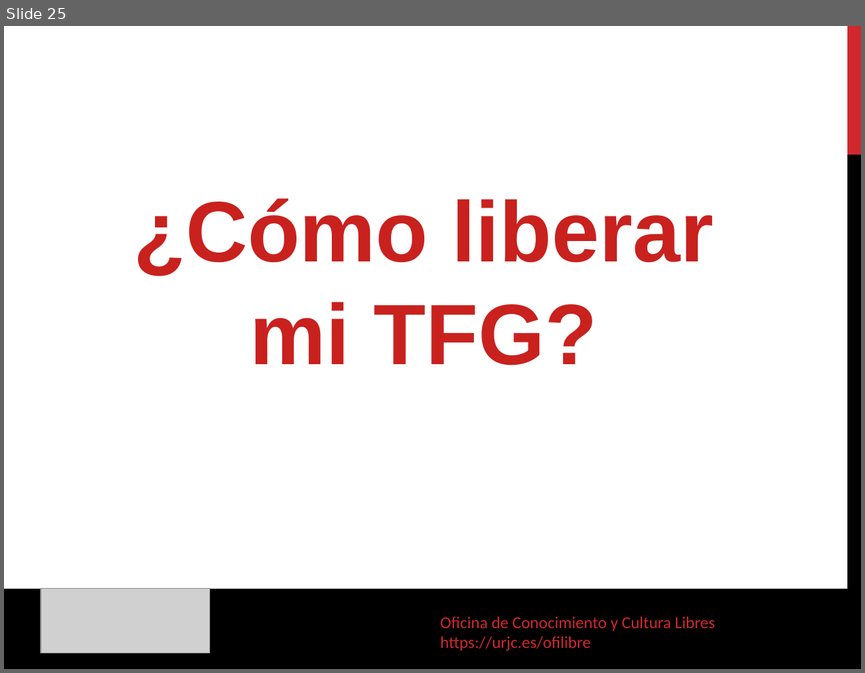
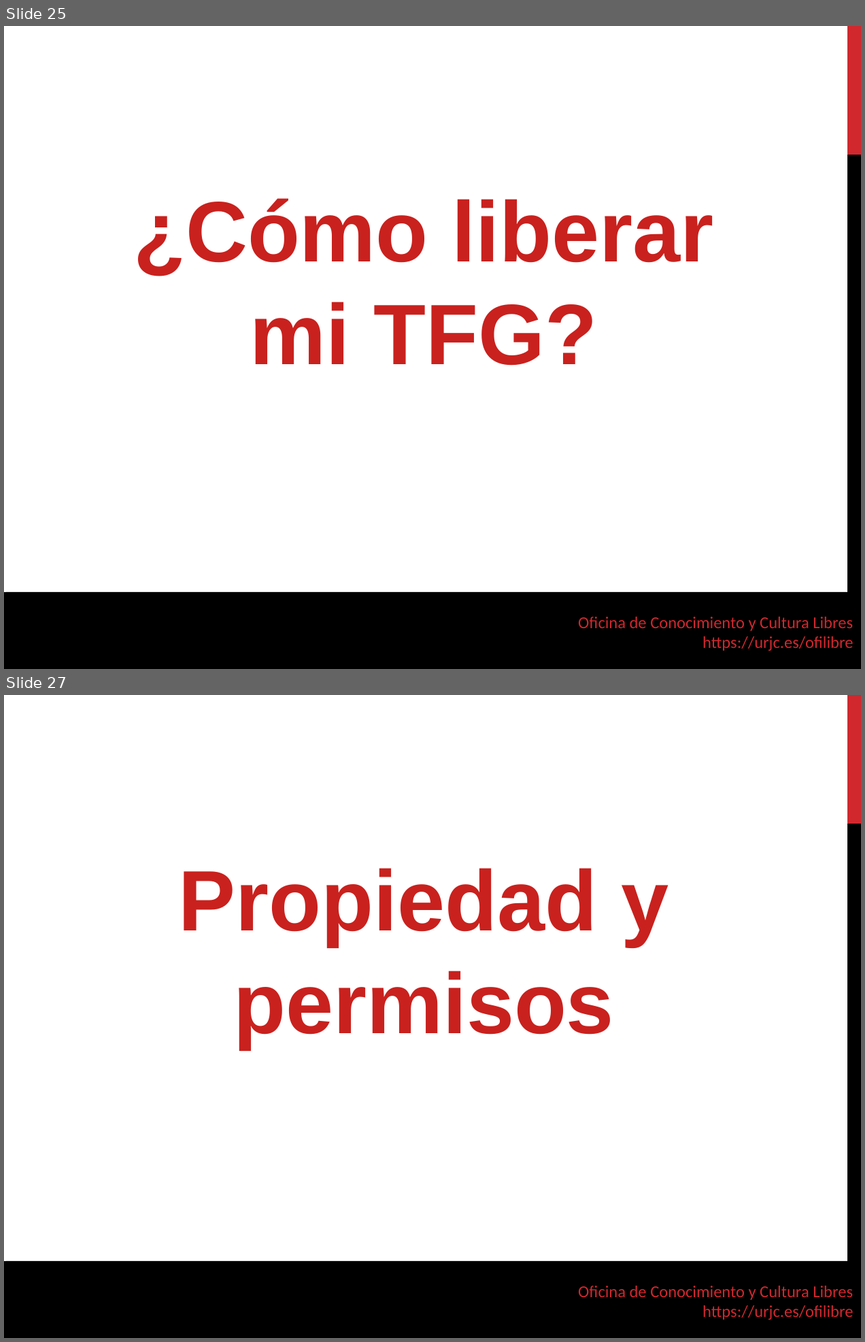
Before and after one commit to gabrielIzquierdo/OfiLibreGabri.github.io, a slide deck: static/transpas/tfgs-abiertos/TFGs_Abiertos.odp. Shown one above the other, each under a label of ours: slide 25 before the commit, slides 25 and 27 after it; the slides between them are not shown. The pictures are 865x673 and 865x1342 pixels, drawn with LibreOffice and Linux fonts; fonts in the diff are those of the drawing; grey boxes stand for pictures; background and template pictures are left out. Boxes give left, top, right and bottom in pixels: in the first picture for what was removed or moved away, otherwise in the second. Text is boxed around its words. In the diff, an @@ line names an element or a change of style, - is before the commit and + after.

```diff
--- a/static/transpas/tfgs-abiertos/TFGs_Abiertos.odp
+++ b/static/transpas/tfgs-abiertos/TFGs_Abiertos.odp
@@ slide 27 added at box(4, 695, 861, 1338), background picture (left out); not listed: 4 template elements that a slide beside it also shows @@
@@ text added at box(179, 868, 668, 1049), 72 pt, text #C9211E, bold @@
+Propiedad y permisos
@@ slide 25 changed as well @@
@@ freeform shape removed at box(4, 588, 861, 669) @@
@@ freeform shape added at box(4, 592, 861, 669), fill #000000 @@
@@ picture removed at box(41, 588, 209, 652) @@
@@ text removed at box(440, 616, 715, 650) @@
-Oficina de Conocimiento y Cultura Libres
-https://urjc.es/ofilibre
@@ text added at box(578, 616, 853, 650), 14 pt, text #D1282E @@
+Oficina de Conocimiento y Cultura Libres
+https://urjc.es/ofilibre
```
Also in this commit, not shown: 47 other slides changed, 6 other slides added, 2 slides removed, 1 other file.
